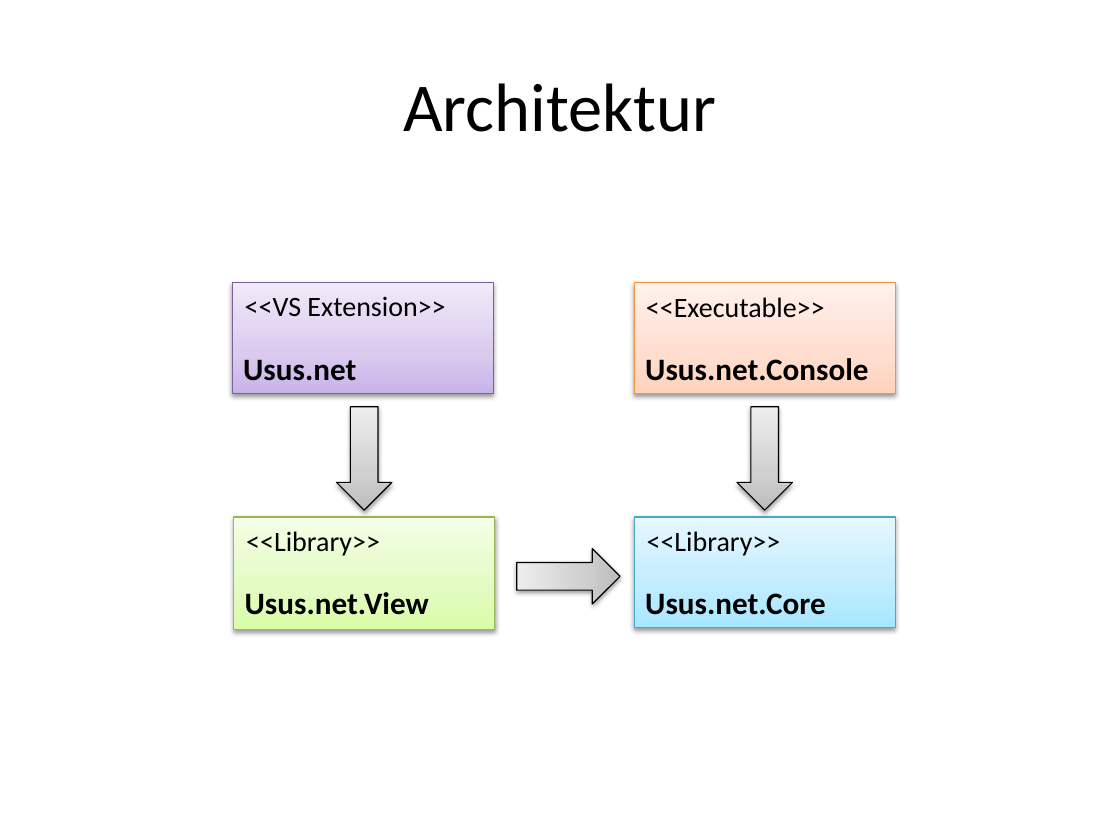
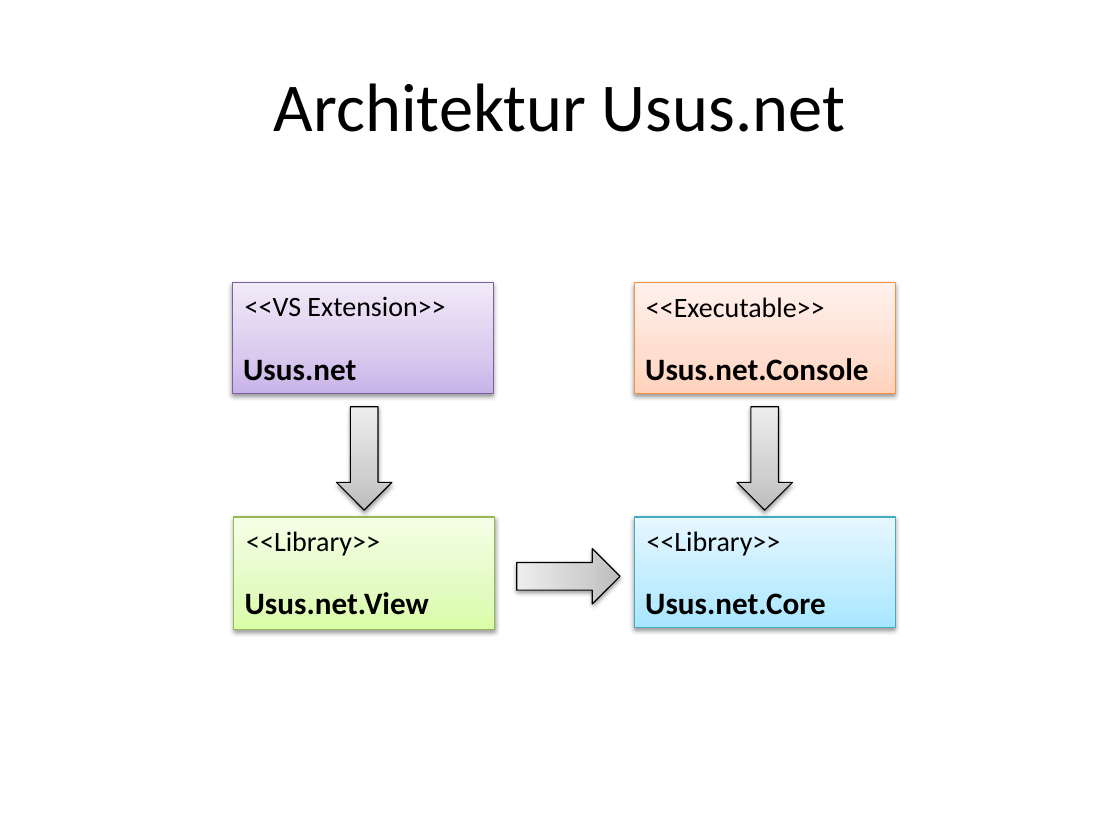
Before and after one commit to halllo/MTSS12, a slide deck: slide 6 of text/images/illustrations.pptx (slide 4 before the commit). Drawn at 1120x840 pixels with LibreOffice and Linux fonts; fonts in the diff are those of the drawing. Boxes give left, top, right and bottom in pixels: in the first picture for what was removed or moved away, otherwise in the second. Text is boxed around its words. In the diff, an @@ line names an element or a change of style, - is before the commit and + after.

```diff
--- a/text/images/illustrations.pptx
+++ b/text/images/illustrations.pptx
@@ title at box(274, 83, 845, 132): text changed @@
-Architektur
+Architektur Usus.net
```
Also in this commit, not shown: 1 slide added, 5 other files.
